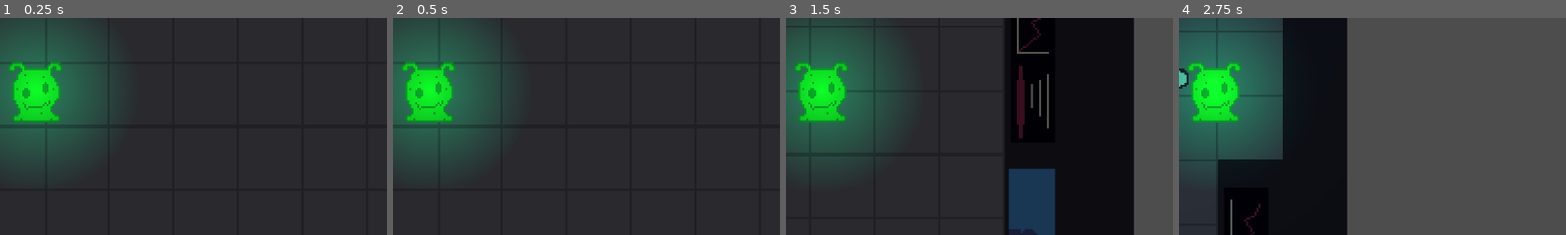
Above: before the commit, frames 1-4 (left to right).
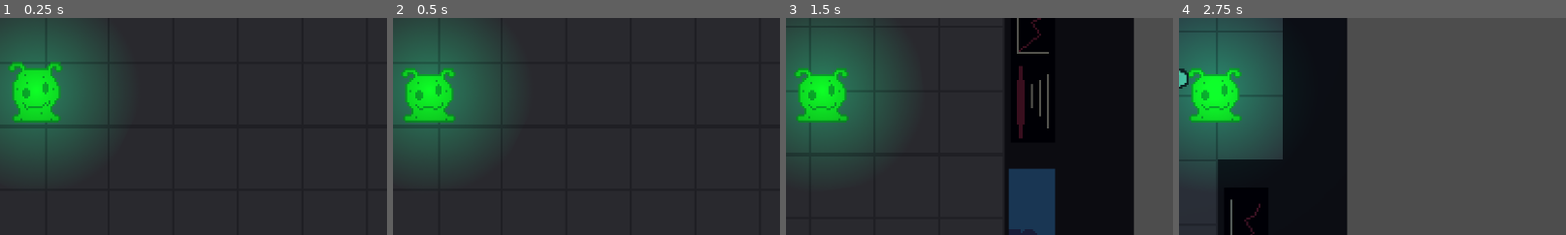
Above: after the commit, the same moments.

Repository: ACM-Game-Dev/FullyhacksSpring2024
Game: Godot game, scene res://map.tscn
The game is run twice, just before and just after one commit, with the same random seed, the same clock (stepped at 60 frames per second) and the same inputs.
Inputs (mouse positions are % of the whole screen's width and height, from its top left):
- Up to frame 1 (0.25 s): no input
- Up to frame 2 (0.5 s): no input
- Up to frame 3 (1.5 s): move the mouse to (72, 45) at 0.52 s; hold D (move_right) 0.53-1.28 s; click (72, 45) at 0.67 s; move the mouse to (30, 55) at 1.27 s; hold W (move_down) from 1.28 s (still down)
- Up to frame 4 (2.75 s): move the mouse to (60, 28) at 2.02 s; release W (move_down) at 2.03 s; hold D (move_right) from 2.03 s (still down)
The pictures show only the part of the screen within x 45-95%, y 33-83%; the shares and areas given below are measured in that part.

Frame 1 is identical in both runs. In frame 2, 1.1% of the frame differs, in the area x 2-17%, y 20-49%; in frame 3, 1.1%; in frame 4, 1.1%.

Commit message:
Added enemy and payer animations

Diff:
--- a/FullyHacks/Character/player.tscn
+++ b/FullyHacks/Character/player.tscn
@@ -285,6 +285,43 @@
 "name": &"walk_up",
 "speed": 5.0
 }]
+
+[sub_resource type="Animation" id="Animation_5jhg2"]
+resource_name = "walk"
+loop_mode = 1
+tracks/0/type = "value"
+tracks/0/imported = false
+tracks/0/enabled = true
+tracks/0/path = NodePath("AnimatedSprite2D:frame")
+tracks/0/interp = 1
+tracks/0/loop_wrap = true
+tracks/0/keys = {
+"times": PackedFloat32Array(0, 0.5),
+"transitions": PackedFloat32Array(1, 1),
+"update": 1,
+"values": [0, 1]
+}
+
+[sub_resource type="Animation" id="Animation_fdgnk"]
+length = 0.001
+tracks/0/type = "value"
+tracks/0/imported = false
+tracks/0/enabled = true
+tracks/0/path = NodePath("AnimatedSprite2D:frame")
+tracks/0/interp = 1
+tracks/0/loop_wrap = true
+tracks/0/keys = {
+"times": PackedFloat32Array(0),
+"transitions": PackedFloat32Array(1),
+"update": 1,
+"values": [1]
+}
+
+[sub_resource type="AnimationLibrary" id="AnimationLibrary_rqxr0"]
+_data = {
+"RESET": SubResource("Animation_fdgnk"),
+"walk": SubResource("Animation_5jhg2")
+}
 
 [node name="Player" type="CharacterBody2D"]
 y_sort_enabled = true
@@ -343,8 +380,14 @@
 scale = Vector2(2, 2)
 sprite_frames = SubResource("SpriteFrames_4qf0m")
 animation = &"walk_down"
-frame_progress = 0.0714825
+frame = 1
 script = ExtResource("6_rmm25")
+
+[node name="AnimationPlayer" type="AnimationPlayer" parent="."]
+libraries = {
+"": SubResource("AnimationLibrary_rqxr0")
+}
+autoplay = "walk"
 
 [connection signal="melee" from="." to="." method="_on_melee"]
 [connection signal="melee" from="." to="Arm" method="_on_player_melee"]
--- a/FullyHacks/Melee.tscn
+++ b/FullyHacks/Melee.tscn
@@ -40,6 +40,44 @@
 fill = 1
 fill_from = Vector2(0.5, 0.5)
 
+[sub_resource type="Animation" id="Animation_cgfq3"]
+resource_name = "walk"
+length = 0.8
+loop_mode = 1
+tracks/0/type = "value"
+tracks/0/imported = false
+tracks/0/enabled = true
+tracks/0/path = NodePath("AnimatedSprite2D:frame")
+tracks/0/interp = 1
+tracks/0/loop_wrap = true
+tracks/0/keys = {
+"times": PackedFloat32Array(0, 0.4),
+"transitions": PackedFloat32Array(1, 1),
+"update": 1,
+"values": [0, 1]
+}
+
+[sub_resource type="Animation" id="Animation_qn5if"]
+length = 0.001
+tracks/0/type = "value"
+tracks/0/imported = false
+tracks/0/enabled = true
+tracks/0/path = NodePath("AnimatedSprite2D:frame")
+tracks/0/interp = 1
+tracks/0/loop_wrap = true
+tracks/0/keys = {
+"times": PackedFloat32Array(0),
+"transitions": PackedFloat32Array(1),
+"update": 1,
+"values": [1]
+}
+
+[sub_resource type="AnimationLibrary" id="AnimationLibrary_gjjc2"]
+_data = {
+"RESET": SubResource("Animation_qn5if"),
+"walk": SubResource("Animation_cgfq3")
+}
+
 [node name="Melee" type="CharacterBody2D"]
 collision_layer = 2
 collision_mask = 0
@@ -63,12 +101,18 @@
 [node name="AnimatedSprite2D" type="AnimatedSprite2D" parent="."]
 scale = Vector2(2, 2)
 sprite_frames = SubResource("SpriteFrames_bne58")
-frame_progress = 0.23532
+frame = 1
 
 [node name="PointLight2D" type="PointLight2D" parent="."]
 texture = SubResource("GradientTexture2D_sj0ew")
 texture_scale = 1.5
 
+[node name="AnimationPlayer" type="AnimationPlayer" parent="."]
+libraries = {
+"": SubResource("AnimationLibrary_gjjc2")
+}
+autoplay = "walk"
+
 [connection signal="body_entered" from="PlayerDetection" to="." method="_on_player_detection_body_entered"]
 [connection signal="body_exited" from="PlayerDetection" to="." method="_on_player_detection_body_exited"]
 [connection signal="timeout" from="PlayerDetection/Attack_Timer" to="." method="_on_attack_timer_timeout"]
--- a/FullyHacks/Melee_Logic.gd
+++ b/FullyHacks/Melee_Logic.gd
@@ -19,7 +19,6 @@
 	pass
 
 func update_speed():
-	print(spire.get_global_charge())
 	SPEED = DEFAULT_SPEED + spire.get_global_charge()
 
 # Called every frame. 'delta' is the elapsed time since the previous frame.
@@ -37,6 +36,7 @@
 		#print(player.energy)
 	update_speed()
 	move_and_slide()
+	print(health)
 
 
 func _on_player_detection_body_entered(body):
Not shown: 1 places in FullyHacks/Character/player.tscn that only renumber resources
Not shown: 1 places in FullyHacks/Melee.tscn that only renumber resources
